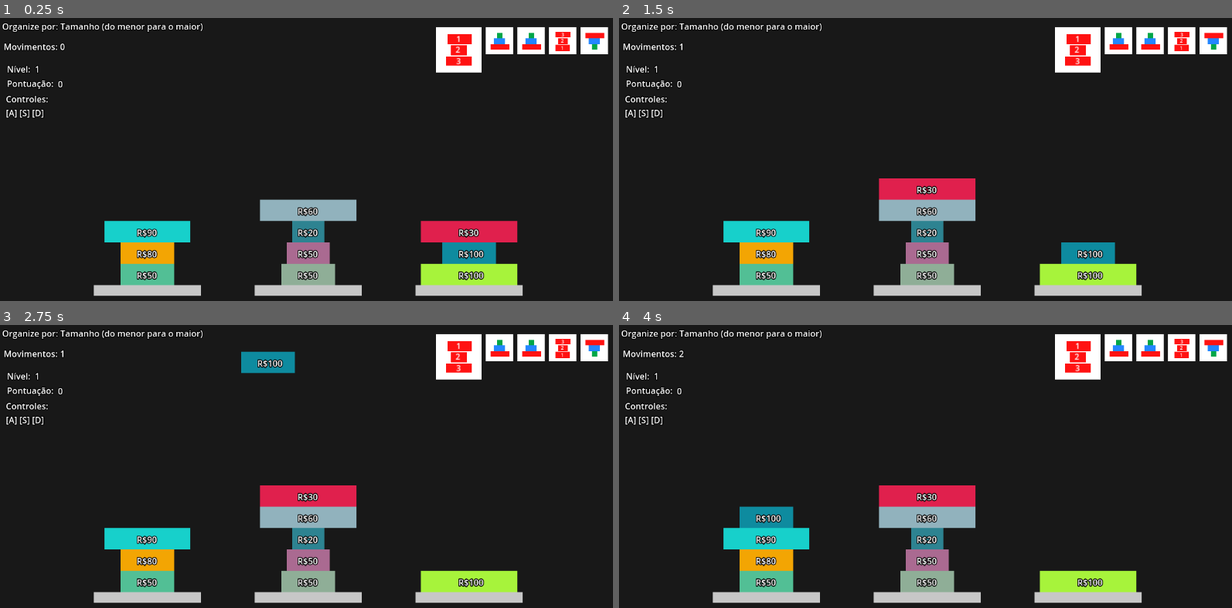
Above: before the commit, frames 1-4 (two rows, left to right).
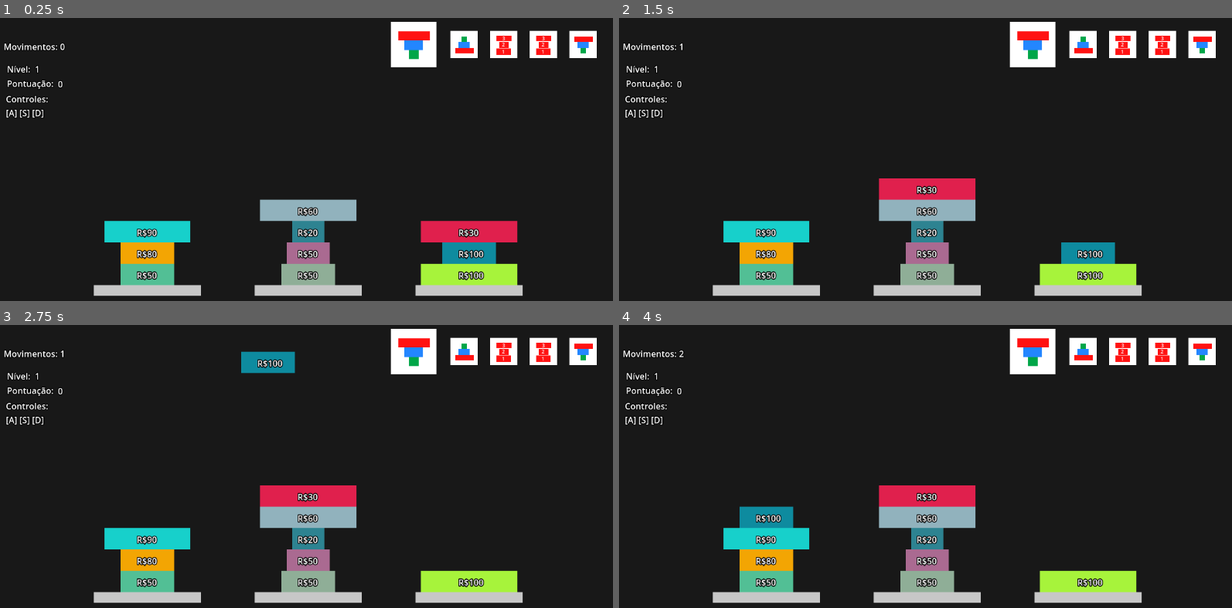
Above: after the commit, the same moments.

Repository: tiagoRaulino/stockholderRepo
Game: Godot game, scene res://scenes/game.tscn
Same seed, same stepped clock (60 frames per second), same inputs: the game is played once before the commit and once after it.
Inputs:
- Up to frame 1 (0.25 s): no input
- Up to frame 2 (1.5 s): tap Enter at 0.5 s; hold D 0.53-1.28 s; tap Space at 1.25 s; hold S from 1.28 s (still down)
- Up to frame 3 (2.75 s): tap Enter at 2 s; release S at 2.03 s; hold D from 2.03 s (still down)
- Up to frame 4 (4 s): tap Space at 2.75 s; tap Enter at 3.5 s; release D at 3.53 s; hold A from 3.53 s (still down)

The runs differ from the first frame. In frame 1, 4.2% of the frame differs, in the area x 0-100%, y 1-20%; in frame 2, 4.2%; in frame 3, 4.2%; in frame 4, 4.2%.

Commit message:
finalizando feedback visual dos objetivos futuros

Diff:
--- a/scenes/game.tscn
+++ b/scenes/game.tscn
@@ -1,11 +1,7 @@
-[gd_scene load_steps=7 format=3 uid="uid://dtq2d04ljkxci"]
+[gd_scene load_steps=3 format=3 uid="uid://dtq2d04ljkxci"]
 
 [ext_resource type="Script" path="res://scripts/game.gd" id="1_gfiij"]
 [ext_resource type="Script" path="res://scripts/scoring_tree_node.gd" id="2_8n4um"]
-[ext_resource type="PackedScene" uid="uid://5es8hxcacyxu" path="res://scenes/icons/increasing_price_icon.tscn" id="3_q7uec"]
-[ext_resource type="PackedScene" uid="uid://b82sv3wc66oht" path="res://scenes/icons/decreasing_size_icon.tscn" id="3_y3pxe"]
-[ext_resource type="PackedScene" uid="uid://cfgjriotvurqm" path="res://scenes/icons/increasing_size_icon.tscn" id="4_pe0la"]
-[ext_resource type="PackedScene" uid="uid://2ca7qs1fwfjj" path="res://scenes/icons/decreasing_price_icon.tscn" id="6_kfk1w"]
 
 [node name="Game" type="Node2D"]
 script = ExtResource("1_gfiij")
@@ -76,22 +72,5 @@
 [node name="ScoringTreeNode" type="Node" parent="."]
 script = ExtResource("2_8n4um")
 
-[node name="IncreasingPriceIcon" parent="." instance=ExtResource("3_q7uec")]
-position = Vector2(1050, 43)
-scale = Vector2(0.75, 0.75)
-
-[node name="IncreasingSizeIcon" parent="." instance=ExtResource("4_pe0la")]
-position = Vector2(1109, 43)
-scale = Vector2(0.75, 0.75)
-
-[node name="DecreasingSizeIcon" parent="." instance=ExtResource("3_y3pxe")]
-position = Vector2(991, 43)
-scale = Vector2(0.75, 0.75)
-
-[node name="DecreasingSizeIcon2" parent="." instance=ExtResource("3_y3pxe")]
-position = Vector2(932, 43)
-scale = Vector2(0.75, 0.75)
-
-[node name="DecreasingPriceIcon" parent="." instance=ExtResource("6_kfk1w")]
-position = Vector2(856, 60)
-scale = Vector2(1.25, 1.25)
+[node name="ObjectiveIconsOrigin" type="Node2D" parent="."]
+position = Vector2(392, 113)
--- a/scenes/level.tscn
+++ b/scenes/level.tscn
@@ -6,6 +6,7 @@
 script = ExtResource("1_l5dww")
 
 [node name="ObjectiveLabel" type="Label" parent="."]
+visible = false
 z_index = 1
 offset_left = 4.0
 offset_top = 4.0
--- a/scripts/game.gd
+++ b/scripts/game.gd
@@ -1,11 +1,14 @@
 extends Node2D
 
+@onready var current_level_label: Label = $CurrentLevelLabel
+@onready var scoring_label: Label = $ScoringLabel
+@onready var objective_icons_origin: Node2D = $ObjectiveIconsOrigin
+
+var window_width = 1152
 var current_level = 0
 var objectives_manager: ObjectivesManager
 var scoring_tree
 var total_score: int = 0
-@onready var current_level_label: Label = $CurrentLevelLabel
-@onready var scoring_label: Label = $ScoringLabel
 
 func _ready() -> void:
 	current_level_label.text = str(0)
@@ -14,7 +17,8 @@
 	# Criar apenas 5 objetivos no início
 	for i in range(5):
 		create_objective()
-	#objectives_manager.print_objectives()
+	objectives_manager.print_objectives()
+	objective_icons_origin.position = Vector2(window_width - (76 * 5), 50)
 	create_new_level()
 	var ScoringTreeScript = load("res://scripts/scoring_tree_node.gd")  # Ensure this is the correct path
 	scoring_tree = ScoringTreeScript.new()
@@ -26,6 +30,7 @@
 	if objectives_manager.head != null:
 		var new_level = load("res://scenes/level.tscn").instantiate()
 		new_level.objective = objectives_manager.head.get_objective()  # Passa o objetivo correto
+		objectives_manager.render_objective_icons(objective_icons_origin)
 		objectives_manager.head = objectives_manager.head.next  # Avança na lista
 
 		# Substituir o objetivo consumido para manter um total de 5
@@ -39,6 +44,7 @@
 	var new_objective = Objective.new(objective_type)
 	objectives_manager.add_objective(new_objective)
 
+
 class Objective:
 	var next: Objective = null
 	var previous: Objective = null
@@ -49,6 +55,7 @@
 
 	func get_objective() -> String:
 		return level_objective
+
 
 class ObjectivesManager:
 	var head: Objective = null
@@ -71,6 +78,40 @@
 			current = current.next
 		print("----------------------------")
 
+	func render_objective_icons(origin):
+	# Remover os ícones antigos corretamente
+		#print(self.head.get_objective())
+		for child in origin.get_children():
+			child.queue_free()
+
+		var current = head  # Certifique-se de que `head` está definido corretamente
+		var current_index = 0
+
+		while current != null and current_index < 5:
+			var new_icon = null
+
+			match current.level_objective:
+				"increase_size":
+					new_icon = load("res://scenes/icons/increasing_size_icon.tscn").instantiate()
+				"decrease_size":
+					new_icon = load("res://scenes/icons/decreasing_size_icon.tscn").instantiate()
+				"increase_price":
+					new_icon = load("res://scenes/icons/increasing_price_icon.tscn").instantiate()
+				"decrease_price":
+					new_icon = load("res://scenes/icons/decreasing_price_icon.tscn").instantiate()
+
+			if new_icon:
+				if current_index == 0:
+					new_icon.scale = Vector2(1.25, 1.25)
+					new_icon.position = Vector2(current_index * 74, 0)
+				else:
+					new_icon.scale = Vector2(0.75, 0.75)
+					new_icon.position = Vector2((current_index * 74)+20, 0)
+
+			origin.add_child(new_icon)
+			current = current.next  # Avançar para o próximo objetivo
+			current_index += 1
+
 func process_level_result(LevelStates: Array):
 	var level_score = scoring_tree.get_score(LevelStates)
 	total_score += level_score
--- a/scripts/stock_tower.gd
+++ b/scripts/stock_tower.gd
@@ -10,15 +10,6 @@
 	var next: StockBox = null
 	var previous: StockBox = null
 	var box_element: StockBox = null
-
-func add_box_2(box: StockBox):
-	if tower_height >= max_height:
-		return
-
-	if box.get_parent():
-		box.get_parent().remove_top_box()
-
-	tower_height += 1
 
 func add_box(box: StockBox):
 	if boxes.size() >= max_height:
